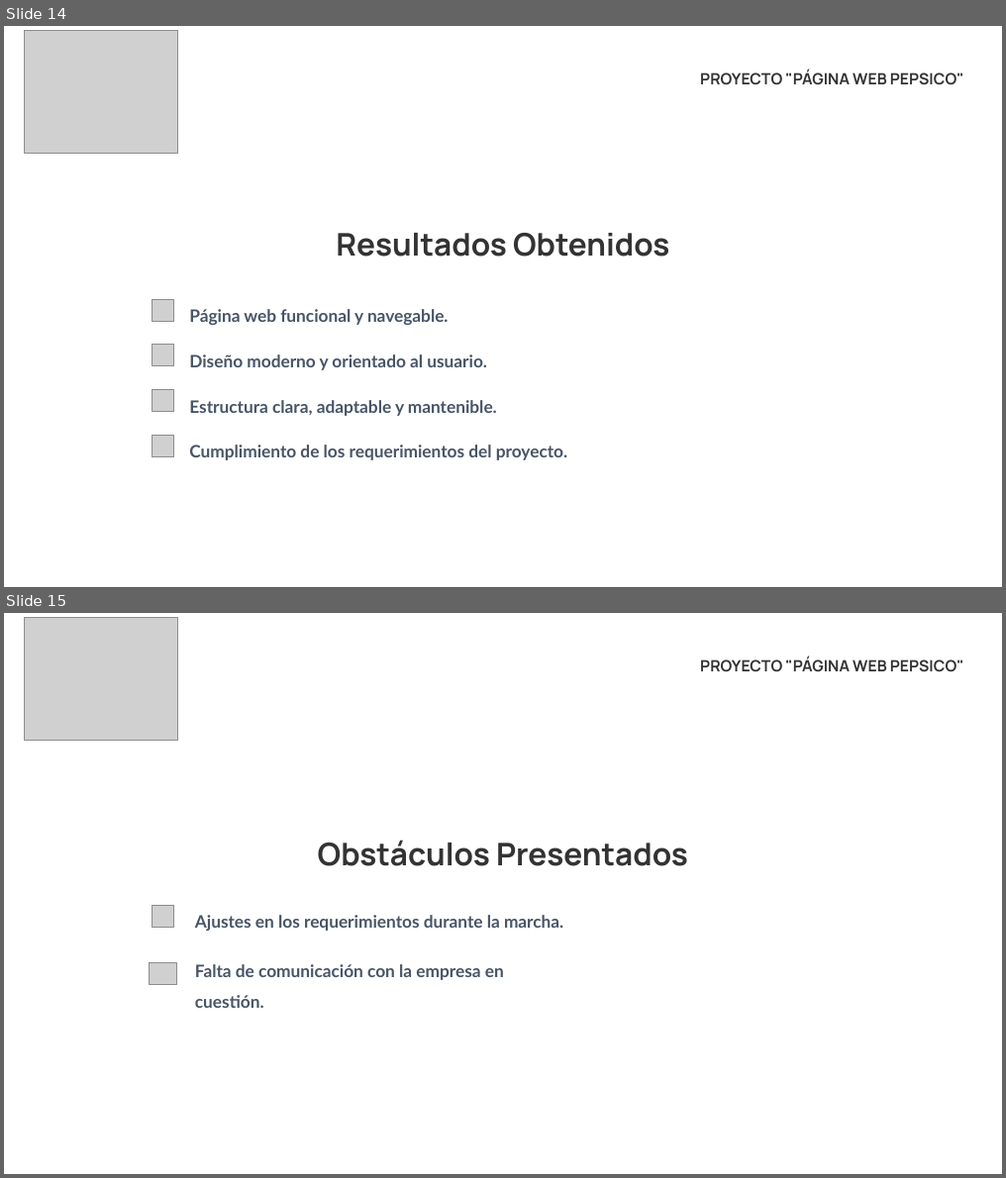
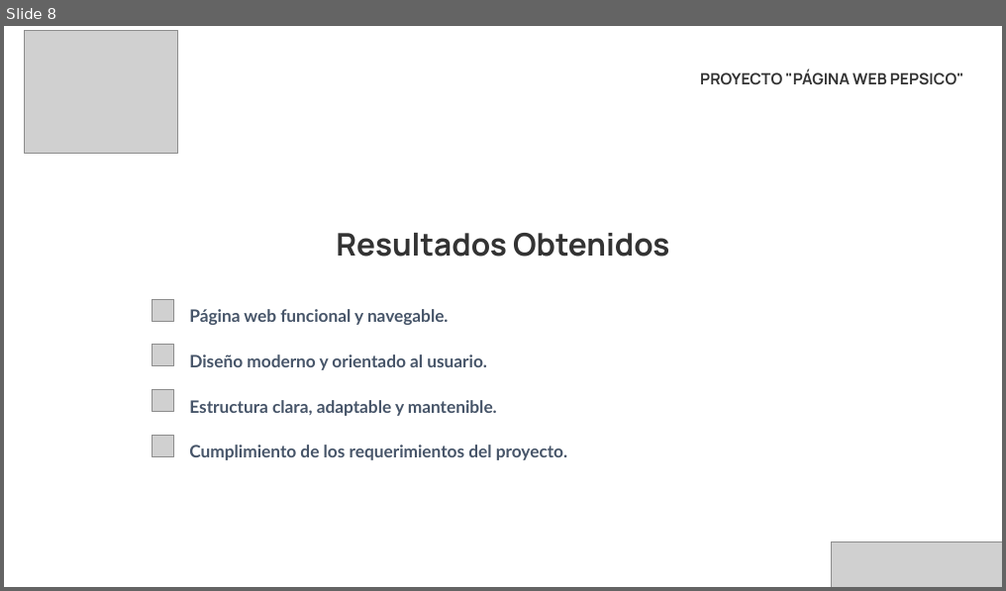
Before and after one commit to benbravo23/Capstone, a slide deck: Fase 3/Evidencias Grupales/Presentacion_Final_Del_Proyecto.pptx. Shown one above the other, each under a label of ours: slides 14 and 15 before the commit, slide 8 after it. The pictures are 1006x1178 and 1006x591 pixels, drawn with LibreOffice and Linux fonts; fonts in the diff are those of the drawing; grey boxes stand for pictures. Boxes give left, top, right and bottom in pixels: in the first picture for what was removed or moved away, otherwise in the second. Text is boxed around its words. In the diff, an @@ line names an element or a change of style, - is before the commit and + after.

```diff
--- a/Fase 3/Evidencias Grupales/Presentacion_Final_Del_Proyecto.pptx
+++ b/Fase 3/Evidencias Grupales/Presentacion_Final_Del_Proyecto.pptx
@@ slide 15 removed at box(4, 613, 1002, 1174), background #FFFFFF @@
@@ picture removed at box(25, 617, 178, 740) @@
@@ text removed at box(700, 657, 964, 672) @@
-PROYECTO "PÁGINA WEB PEPSICO"
@@ text removed at box(318, 840, 688, 866) @@
-Obstáculos Presentados
@@ picture removed at box(152, 905, 174, 927) @@
@@ text removed at box(195, 915, 563, 931) @@
-Ajustes en los requerimientos durante la marcha.
@@ picture removed at box(150, 963, 176, 985) @@
@@ text removed at box(195, 964, 504, 1008) @@
-Falta de comunicación con la empresa en cuestión.
@@ what was slide 14 is now slide 8 @@
@@ slide 8 changed as well @@
@@ picture added at box(832, 542, 1002, 587) @@
```
Also in this commit, not shown: 4 other slides changed, 2 slides added, 8 other slides removed.
